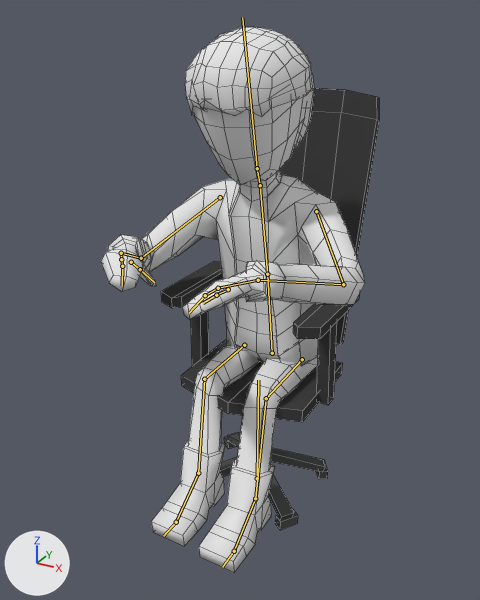
The Blender file Assets/Graphics/Stanley2.blend as it was, and as the next commit left it.
Camera for both pictures: a 50 mm camera at (3.17, -6.12, 5.64) aimed at (0.0, -0.35, 2.75). Every picture has the same lights, and +X, +Y and +Z are marked at lower left. Both versions are drawn at frame 55 of the action 'Intro 2'; the numbers are the values there. The bones that bend it are drawn over the model as lines. Mesh edges are drawn as thin lines.

Objects in the first picture: 'Character'.
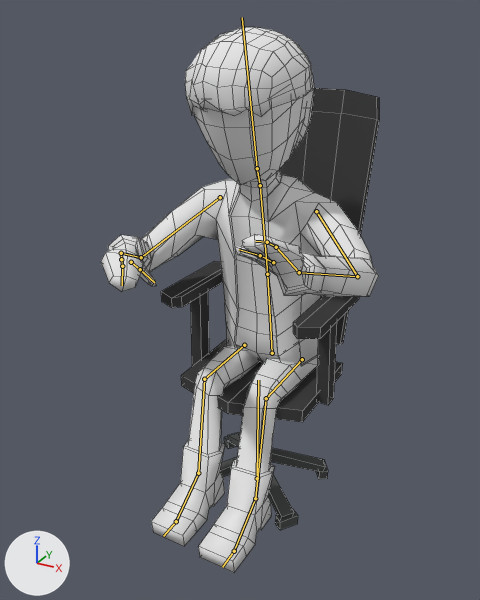
Diff of the bpy script that builds the scene:
```diff
--- a/Assets/Graphics/Stanley2.blend.py
+++ b/Assets/Graphics/Stanley2.blend.py
@@ bone_hand_l @@
 bone_hand_l = bpy.data.objects['Armature'].pose.bones['Hand.L']  # child of 'Lower Arm.L'
-bone_hand_l.rotation_quaternion = (0.953, -0.177, 0.243, -0.041)  # degrees (-24, 27, -11)
+bone_hand_l.rotation_quaternion = (0.912, 0.147, 0.345, 0.123)  # degrees (27, 37, 24)
@@ bone_thumb01_l @@
 bone_thumb01_l = bpy.data.objects['Armature'].pose.bones['Thumb01.L']  # child of 'Hand.L'
-bone_thumb01_l.rotation_quaternion = (0.866, -0.119, -0.322, 0.364)  # degrees (-30, -28, 53)
+bone_thumb01_l.rotation_quaternion = (0.8, 0.061, -0.195, 0.564)  # degrees (-8, -22, 72)
@@ bone_arm_ik_l @@
 bone_arm_ik_l = bpy.data.objects['Armature'].pose.bones['Arm ik.L']
-bone_arm_ik_l.location = (-1.86, -1.54, 1.26)
+bone_arm_ik_l.location = (-1.01, -1.57, 1.61)
```

Boxes (x1, y1, x2, y2) around the edits, measured in the pictures (480 x 600 px):
'Character', posed
    both: (101, 27, 379, 572)
bone 'Hand.L', root to tip
    before: (258, 280) to (218, 288)
    after: (299, 272) to (276, 247)
bone 'Thumb01.L', root to tip
    before: (228, 289) to (216, 295)
    after: (273, 262) to (260, 255)
